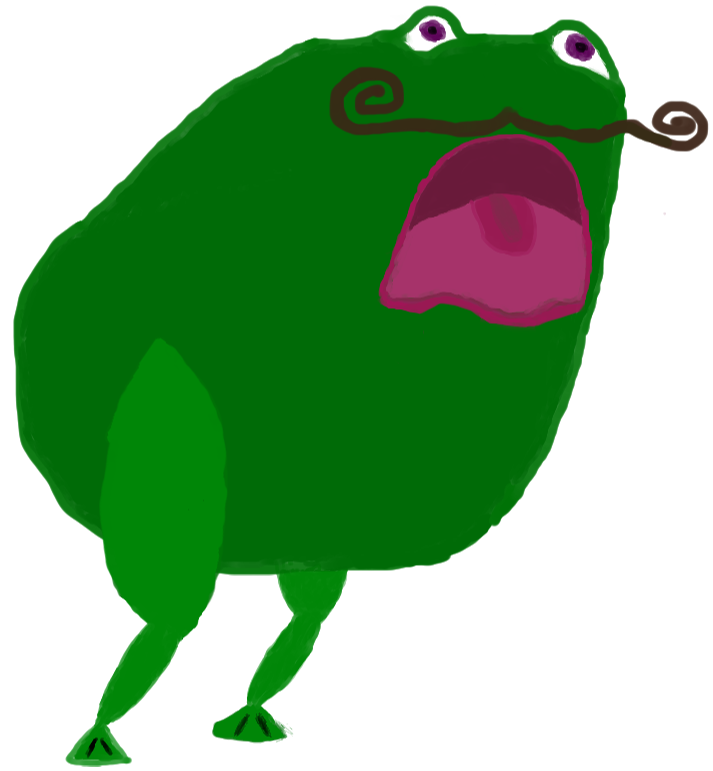
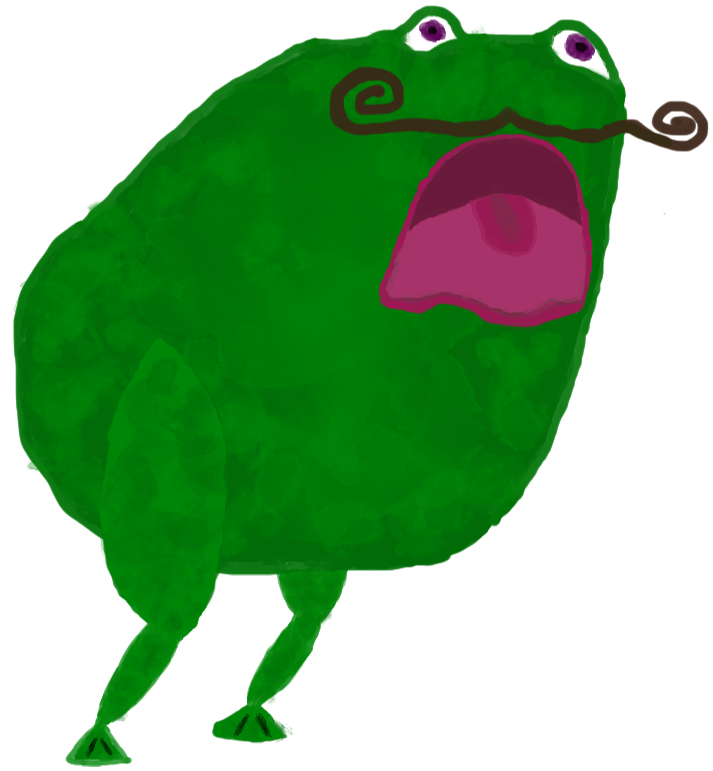
Layers edited between the first and the second (713, 771) image:
painted on "moustache" over left=244, top=22, right=607, bottom=414
painted on "bouche" over left=257, top=90, right=607, bottom=410
renamed "left leg" to "right leg", painted on it over left=52, top=286, right=308, bottom=766
painted on "body" over left=13, top=22, right=607, bottom=670
renamed "right leg" to "left leg", painted on it over left=180, top=222, right=563, bottom=744
